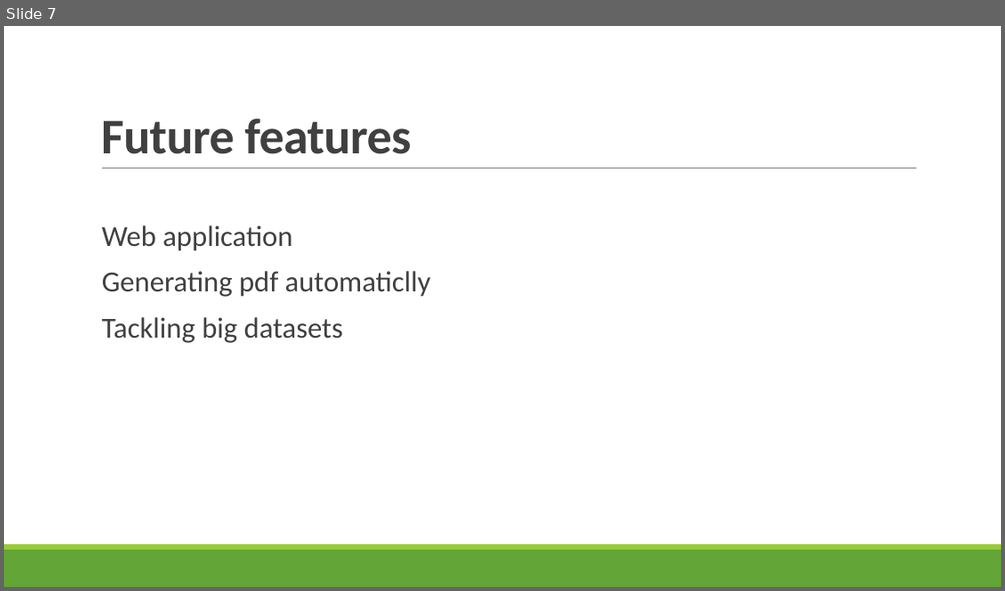
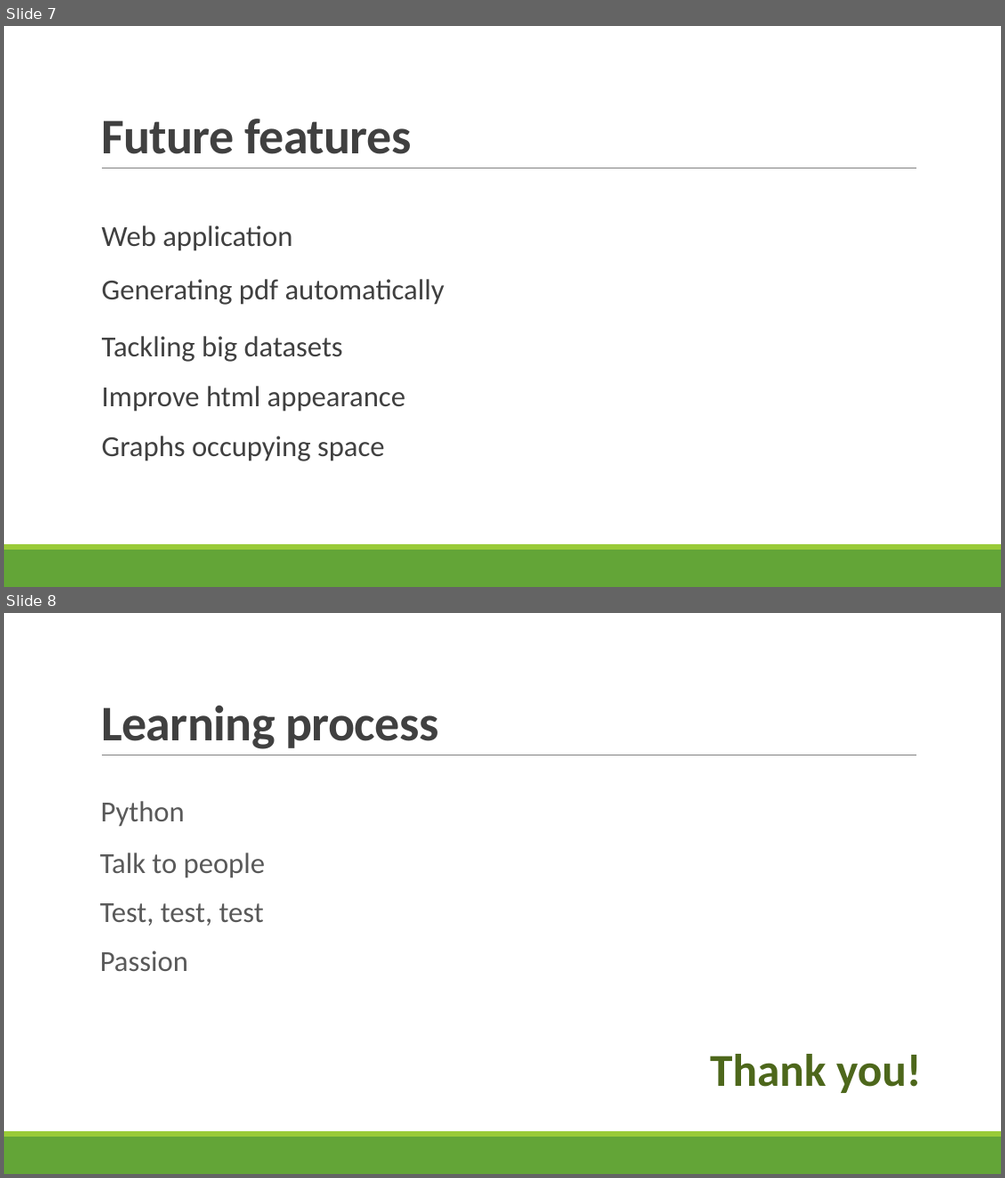
Before and after one commit to meytala/seenopsis, a slide deck: seenopsis_presentation.pptx. Shown one above the other, each under a label of ours: slide 7 before the commit, slides 7 and 8 after it. The pictures are 1005x591 and 1005x1178 pixels, drawn with LibreOffice and Linux fonts; fonts in the diff are those of the drawing. Boxes give left, top, right and bottom in pixels: in the first picture for what was removed or moved away, otherwise in the second. Text is boxed around its words. In the diff, an @@ line names an element or a change of style, - is before the commit and + after.

```diff
--- a/seenopsis_presentation.pptx
+++ b/seenopsis_presentation.pptx
@@ slide 8 added at [4, 613, 1001, 1174], background #FFFFFF; not listed: 3 template elements that a slide beside it also shows @@
@@ title added at [101, 705, 438, 749], 48 pt, text #404040, bold @@
+Learning process
@@ text added at [101, 801, 185, 827], 28 pt, text #595959 @@
+  Python
@@ text added at [100, 852, 265, 878], 28 pt, text #595959 @@
+Talk to people
@@ text added at [100, 903, 264, 925], 28 pt, text #595959 @@
+Test, test, test
@@ text added at [100, 950, 188, 971], 28 pt, text #595959 @@
+Passion
@@ text added at [710, 1054, 922, 1093], 44 pt, text #4D671B, bold @@
+Thank you!
@@ slide 7 changed as well @@
@@ text at [102, 271, 431, 343]: paragraphs removed @@
-  Generating pdf automaticlly
-  Tackling big datasets
@@ text added at [102, 279, 445, 305], 28 pt, text #404040 @@
+  Generating pdf automatically
@@ text added at [102, 336, 343, 362], 28 pt, text #404040 @@
+  Tackling big datasets
@@ text added at [102, 386, 405, 411], 28 pt, text #404040 @@
+  Improve html appearance
@@ text added at [102, 435, 385, 461], 28 pt, text #404040 @@
+  Graphs occupying space
```
Also in this commit, not shown: 5 other slides changed, 2 other files.
